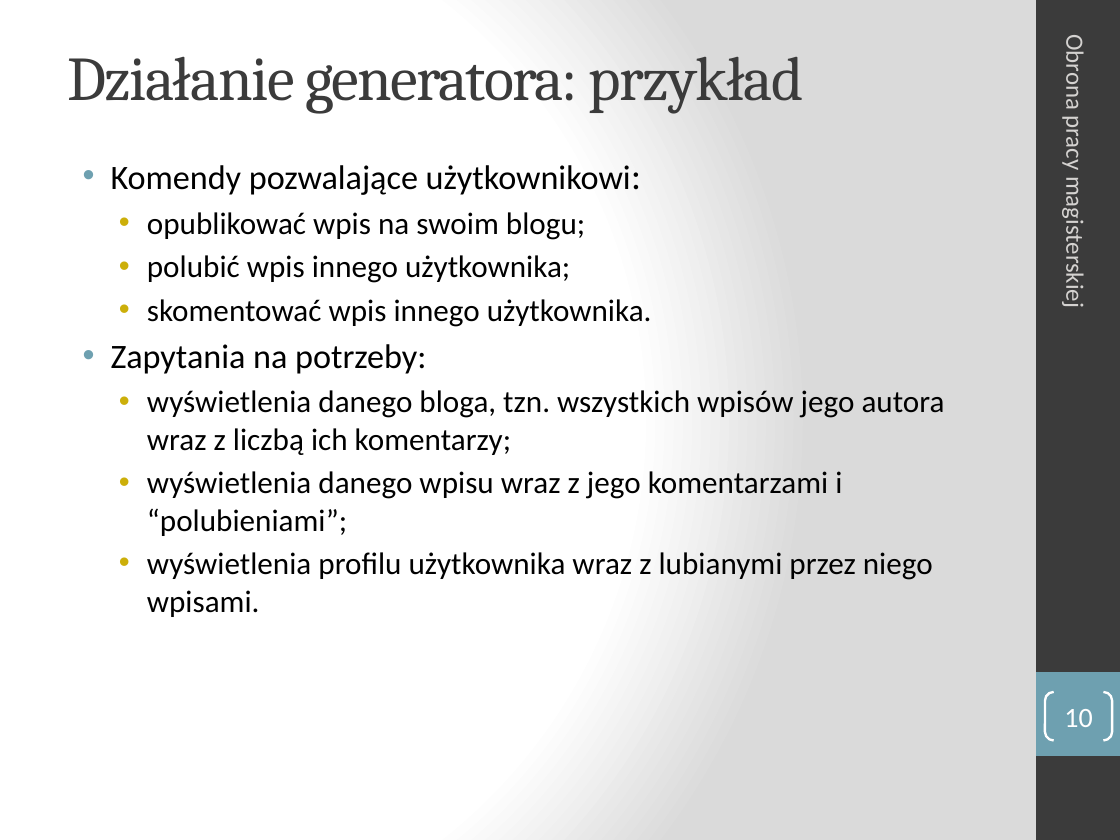
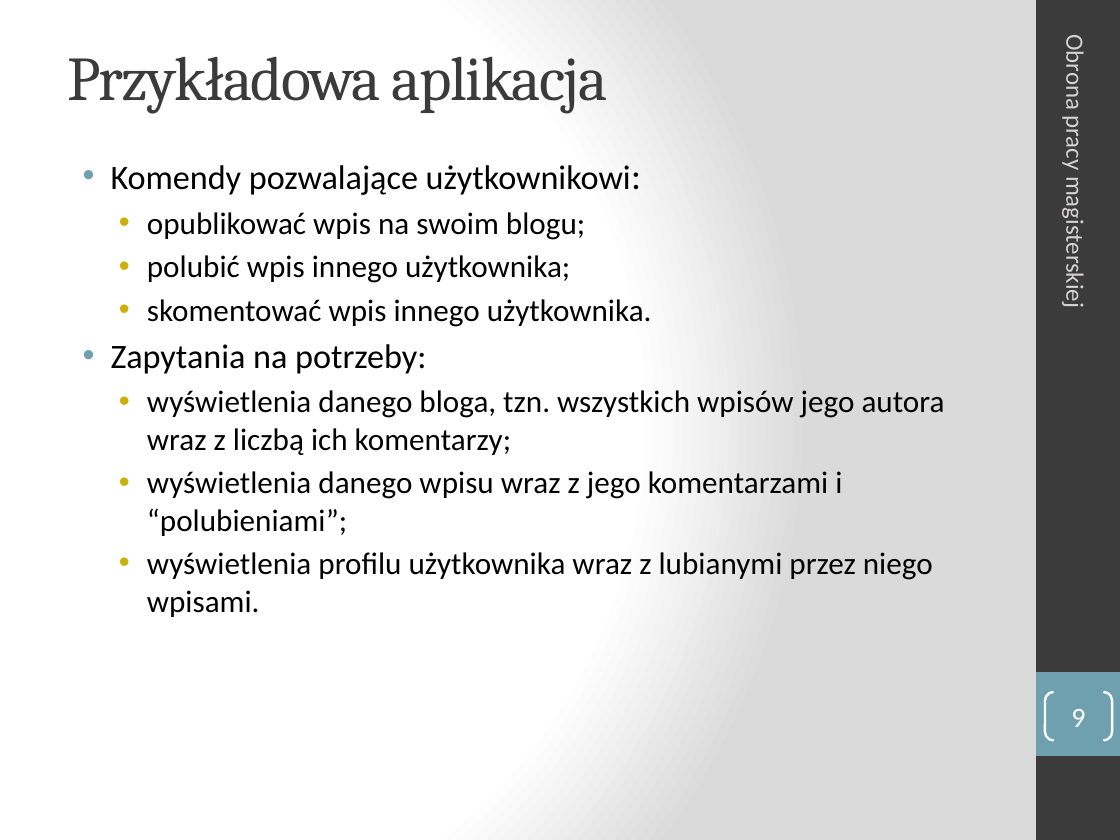
Before and after one commit to manisero/MasterThesis, a slide deck: slide 9 of thesis/presentation/presentation.pptx (slide 10 before the commit). Drawn at 1120x840 pixels with LibreOffice and Linux fonts; fonts in the diff are those of the drawing. Boxes give left, top, right and bottom in pixels: in the first picture for what was removed or moved away, otherwise in the second. Text is boxed around its words. In the diff, an @@ line names an element or a change of style, - is before the commit and + after.

```diff
--- a/thesis/presentation/presentation.pptx
+++ b/thesis/presentation/presentation.pptx
@@ title at (x1=67, y1=56, x2=608, y2=114): text changed @@
-Działanie generatora: przykład
+Przykładowa aplikacja
@@ page number at (x1=1071, y1=709, x2=1085, y2=727): text changed @@
-10
+9
```
Also in this commit, not shown: 5 other slides changed, 1 slide added, 1 other file.
